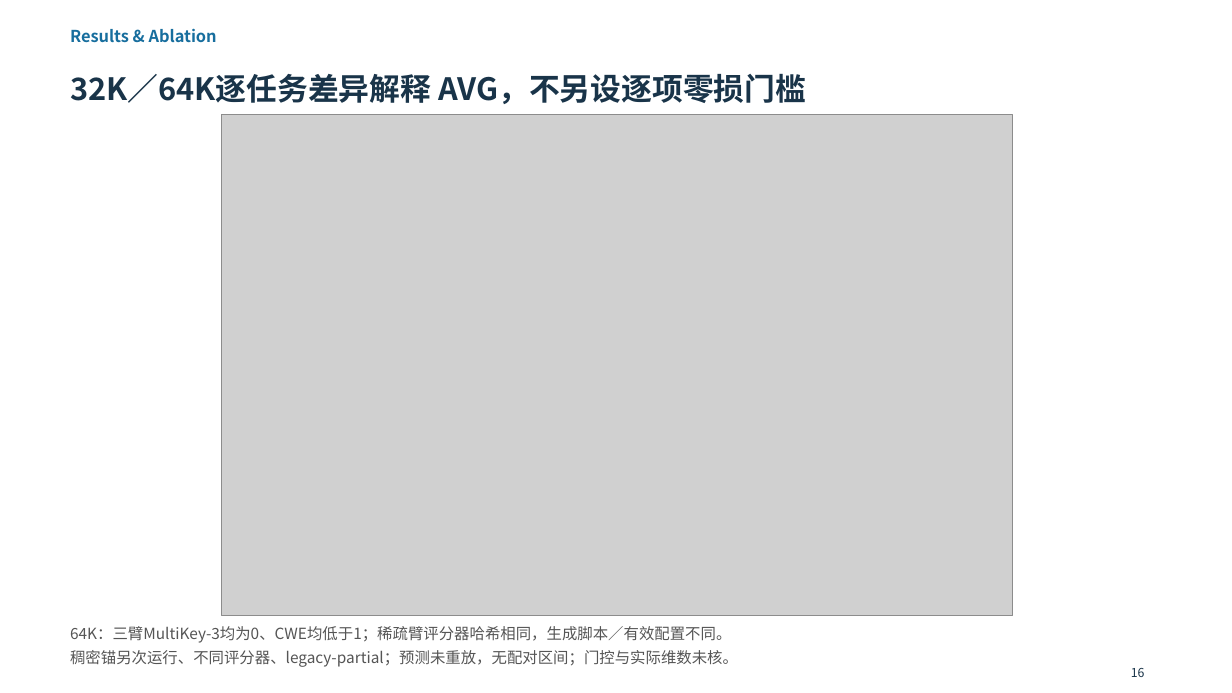
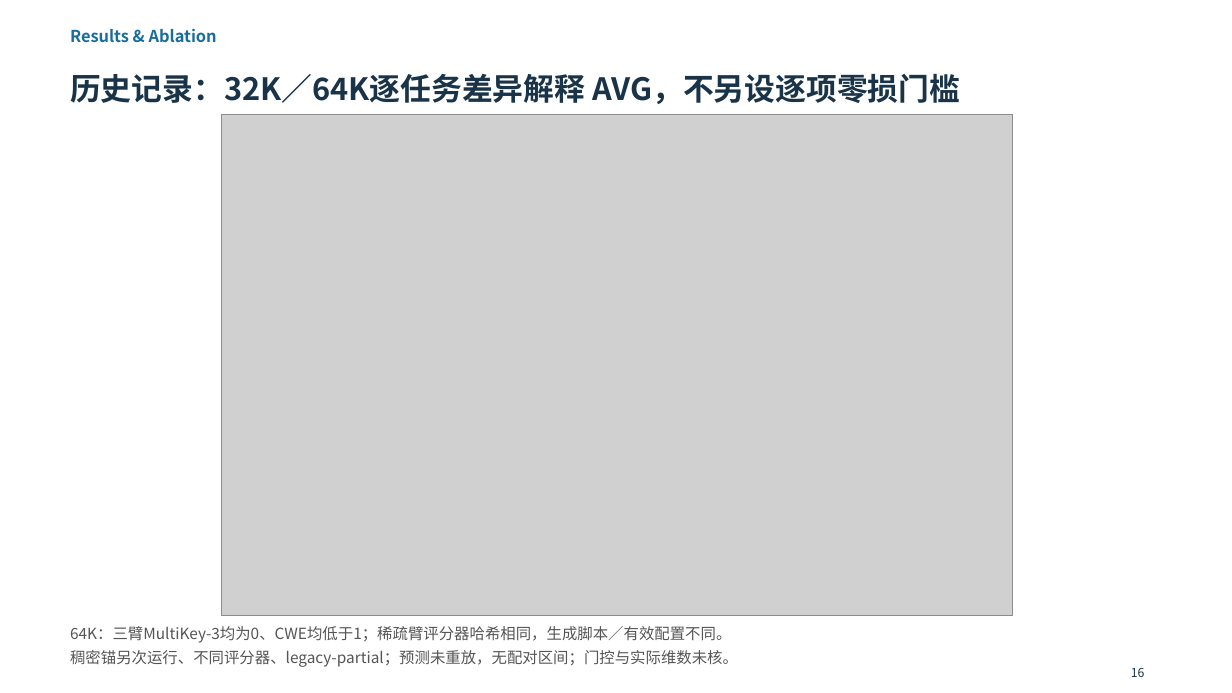
Before and after one commit to Chosen-David/two-level-attention, a slide deck: slide 16 of agent_doc/advice/dac_manuscript/presentation/TwoLevel_UserEdited_20261014.pptx. Drawn at 1232x693 pixels with LibreOffice and Linux fonts; fonts in the diff are those of the drawing; grey boxes stand for pictures. Boxes give left, top, right and bottom in pixels: in the first picture for what was removed or moved away, otherwise in the second. Text is boxed around its words. In the diff, an @@ line names an element or a change of style, - is before the commit and + after.

```diff
--- a/agent_doc/advice/dac_manuscript/presentation/TwoLevel_UserEdited_20261014.pptx
+++ b/agent_doc/advice/dac_manuscript/presentation/TwoLevel_UserEdited_20261014.pptx
@@ text at box(70, 74, 960, 104): text changed @@
-32K／64K逐任务差异解释 AVG，不另设逐项零损门槛
+历史记录：32K／64K逐任务差异解释 AVG，不另设逐项零损门槛
```
Also in this commit, not shown: 12 other slides changed, 59 other files.
